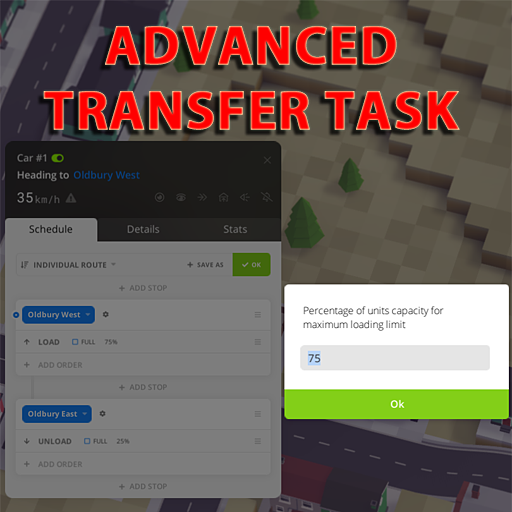
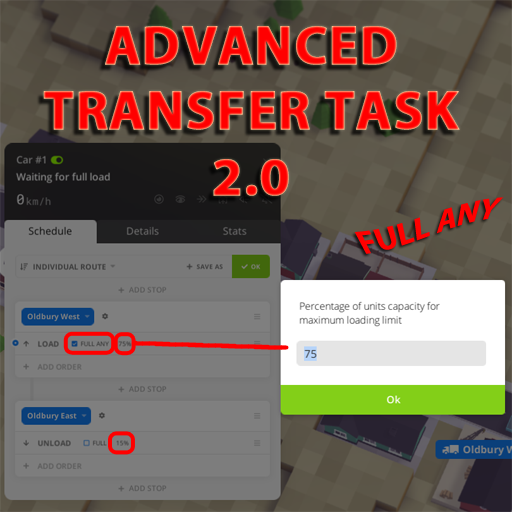
The second 512 × 512 image is a revision of the first. Changes to its layers:
added layer "ADVANCED TRANSFER TASK 2.0" above "Tvar 4" over [43, 26, 460, 196]
added layer "Tvar 4" above "FULL ANY" over [133, 342, 287, 348]
added layer "FULL ANY" above "Tvar 3" over [354, 197, 504, 254]
added layer "Tvar 3" above "Tvar 6" over [110, 433, 133, 453]
added layer "Tvar 2" above "Vrstva 2" over [115, 334, 134, 354]
added layer "Tvar 1" above "Vrstva 1" over [65, 333, 114, 353]
added layer "Vrstva 1" over [0, 0, 512, 512]
